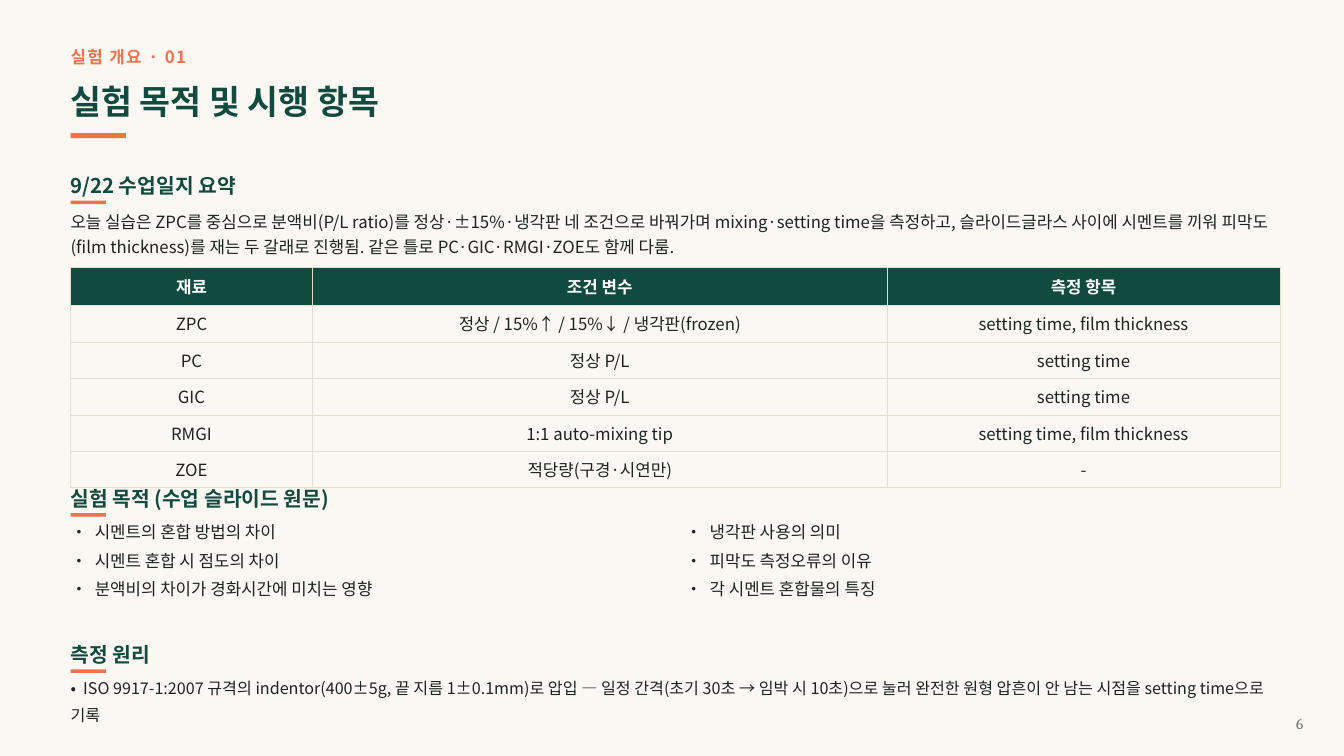
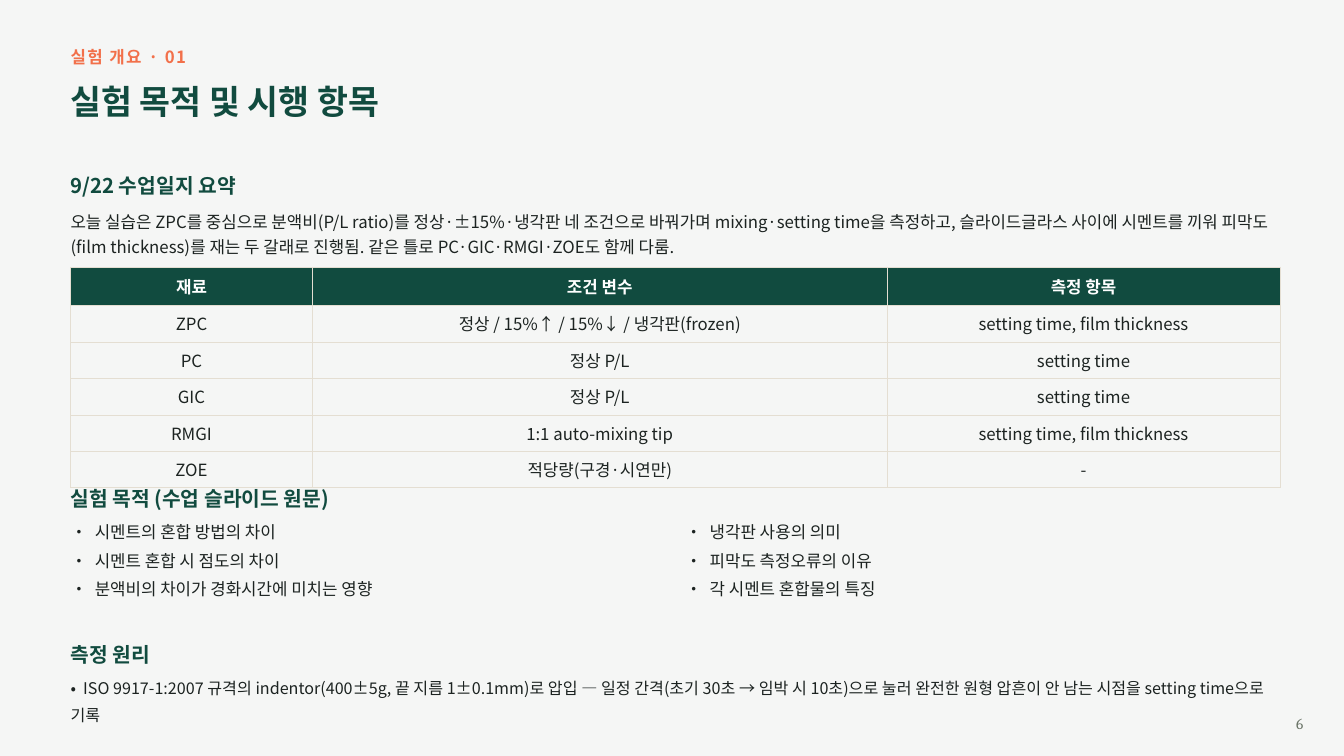
Before and after one commit to yojokem/-, a slide deck: slide 6 of 수복치과재료학실험/수복치과재료학실험_DentalCements_20260922.pptx. Drawn at 1344x756 pixels with LibreOffice and Linux fonts; fonts in the diff are those of the drawing. Boxes give left, top, right and bottom in pixels: in the first picture for what was removed or moved away, otherwise in the second. Text is boxed around its words. In the diff, an @@ line names an element or a change of style, - is before the commit and + after.

```diff
--- a/수복치과재료학실험/수복치과재료학실험_DentalCements_20260922.pptx
+++ b/수복치과재료학실험/수복치과재료학실험_DentalCements_20260922.pptx
@@ background #FBF8F3 to #F5F6F5 @@
@@ rectangle removed at (x1=71, y1=133, x2=126, y2=138) @@
@@ rectangle removed at (x1=71, y1=201, x2=106, y2=205) @@
@@ rectangle removed at (x1=71, y1=513, x2=106, y2=517) @@
@@ rectangle removed at (x1=71, y1=669, x2=106, y2=674) @@
```
Also in this commit, not shown: 12 other slides changed, 1 other file.
